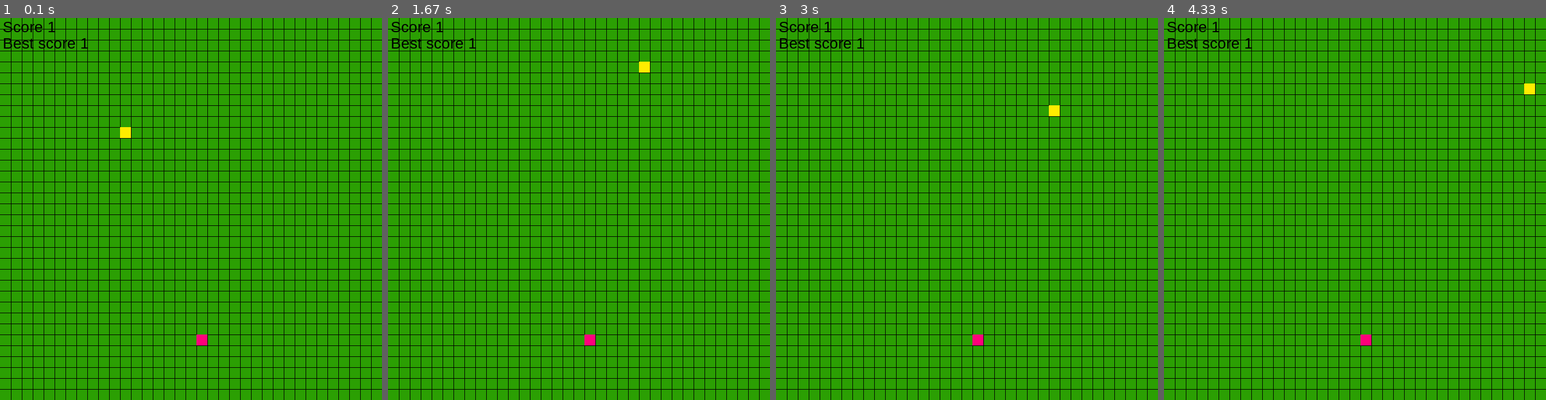
Above: before the commit, frames 1-4 (left to right).
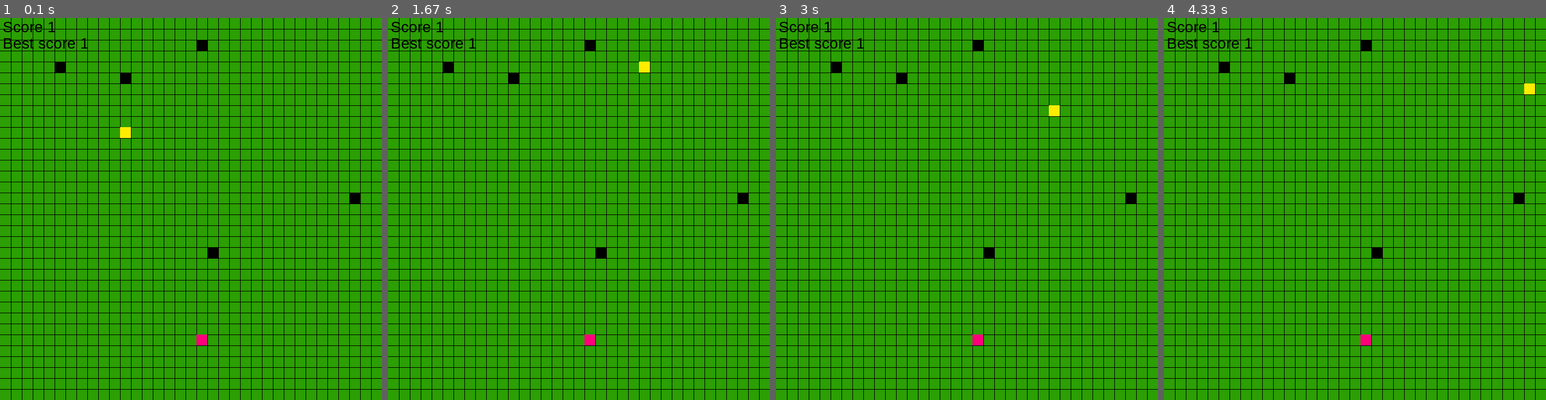
Above: after the commit, the same moments.

Repository: Lolretta/Proyecto_Snake
Game: pygame game, started from Snake.py
Two runs of this game, one before a commit and one after it. Both use one fixed random seed, a clock stepped at 60 frames per second and the inputs below.
Inputs:
- Up to frame 1 (0.1 s): no input
- Up to frame 2 (1.67 s): hold Right 0.33-0.8 s; hold Up 0.83-1.13 s; hold Right 1.17-1.63 s
- Up to frame 3 (3 s): hold Left 1.67-2.2 s; hold Down 2.23-2.53 s; hold Left 2.57-2.97 s
- Up to frame 4 (4.33 s): hold Up 3-3.37 s; hold Right 3.4-4.03 s; hold Down from 4.07 s (still down)

The runs differ from the first frame. In frame 1, 0.4% of the frame differs, in the area x 14-95%, y 5-63%; in frame 2, 0.4%; in frame 3, 0.4%; in frame 4, 0.4%.

Commit message:
commit on main

Diff:
--- a/Snake.py
+++ b/Snake.py
@@ -1,3 +1,4 @@
+from curses import window
 import random
 import sys
 import pygame
@@ -149,6 +150,8 @@
             self.best_score=self.length
         self.length=1
 
+
+
 def message(score):
     root=tk.Tk()
     root.withdraw()
@@ -160,6 +163,8 @@
 
 
 
+
+
 class Food:
 
     def __init__(self):
@@ -172,6 +177,18 @@
     def draw_food(self, window):
         pygame.draw.rect(window, PINK, [self.food_position[0], self.food_position[1], 20, 20])
 
+class Block:
+    def __init__(self):
+        self.block_position=(0,0)
+        self.random_position()
+
+    def random_position(self):
+        self.block_position=[(random.randrange(0,680,20),random.randrange(0,680,20)) for i in range(5)]
+
+    def draw_block(self, window):
+        for i, value in enumerate(self.block_position):
+            pygame.draw.rect(window,BLACK,[value[0],value[1],20,20])
+
 
 def check_food(snake, food, window):
     if tuple(snake.get_snake_head()) == food.food_position:
@@ -185,6 +202,12 @@
 
         if snake.length> snake.best_score:
             snake.best_score+=1
+
+
+def check_block(snake,block):
+    if tuple(snake.get_snake_head()) in block.block_position:
+        block.random_position()
+        snake.reset()
 
 
 def draw_grid(window):
@@ -208,6 +231,7 @@
     clock = pygame.time.Clock()
     snake = Snake()
     food = Food()
+    block = Block()
 
     game_font = pygame.font.SysFont("Helvetica", 28)
 
@@ -218,6 +242,7 @@
         draw_grid(window)
         snake.move_snake(window)
 
+        check_block(snake,block)
         check_food(snake, food, window)
 
         score = game_font.render(f"Score {snake.length}", True, BLACK)
@@ -225,6 +250,13 @@
         best_score = game_font.render(f"Best score {snake.best_score}", True, BLACK)
         window.blit(best_score, (5, 30))
 
+        block.draw_block(window)
+
+        while True:
+            if food.food_position in block.block_position:
+                food.random_position()
+            break
+
         food.draw_food(window)
         pygame.display.update()
 
